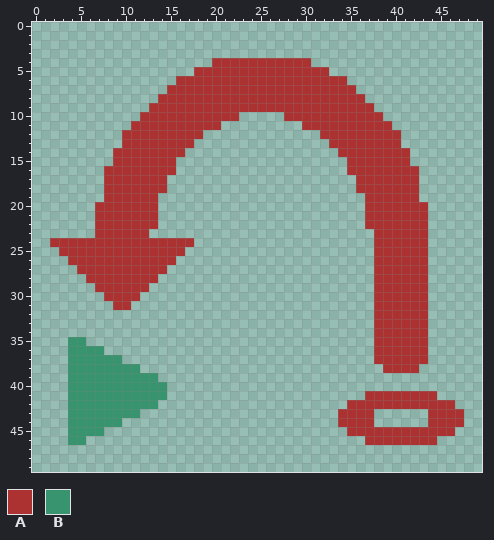
Pixel-art file: data/textures/aesprite/ThreadBlock.aseprite. Above, as it was before the edit.
50x50 pixels, 1 frame.
Palette (. is transparent): A #ac3232  B #37946e
Pixels before (only the part around the change), first column x 19:
10 AAAA.....AAAAAAAAAAA...........
11 AA.........AAAAAAAAAA..........
12 .............AAAAAAAAA.........
13 ..............AAAAAAAA.........
14 ...............AAAAAAAA........
15 ................AAAAAAA........
16 ................AAAAAAAA.......
17 .................AAAAAAA.......
18 .................AAAAAAA.......
19 ..................AAAAAA.......
20 ..................AAAAAAA......
21 ..................AAAAAAA......
22 ..................AAAAAAA......
23 ...................AAAAAA......
24 ...................AAAAAA......
25 ...................AAAAAA......
26 ...................AAAAAA......
27 ...................AAAAAA......
28 ...................AAAAAA......
29 ...................AAAAAA......
30 ...................AAAAAA......
31 ...................AAAAAA......
32 ...................AAAAAA......
33 ...................AAAAAA......
34 ...................AAAAAA......
35 ...................AAAAAA......
36 ...................AAAAAA......
37 ...................AAAAAA......
38 ....................AAAA.......
39 ...............................
40 ...............................
41 ..................AAAAAAAA.....
42 ................AAAAAAAAAAAA...
43 ...............AAAA......AAAA..
44 ...............AAAA......AAAA..
45 ................AAAAAAAAAAAA...
46 ..................AAAAAAAA.....
47 ...............................
48 ...............................
49 ...............................
The result:
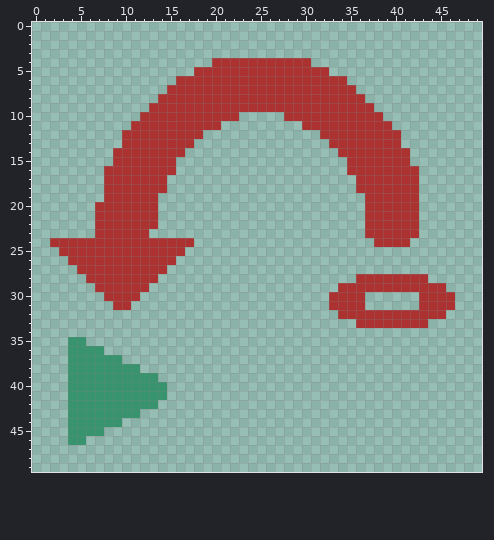
Changes in this commit:
Changed rows in their new state; - is an unchanged pixel.
first column x 33:
20 ----------.----
21 ----------.----
22 ----------.----
23 ----A-----.----
24 ---------..----
25 -----......----
26 -----......----
27 -----......----
28 ---AA----------
29 -AAAA------AA--
30 AAAA-.....-AAA-
31 AAAA-.....-AAA-
32 -AAAA------AA--
33 ---AA----------
34 -----......----
35 -----......----
36 -----......----
37 -----......----
38 ------....-----
41 ----........---
42 --............-
43 -....------....
44 -....------....
45 --............-
46 ----........---
